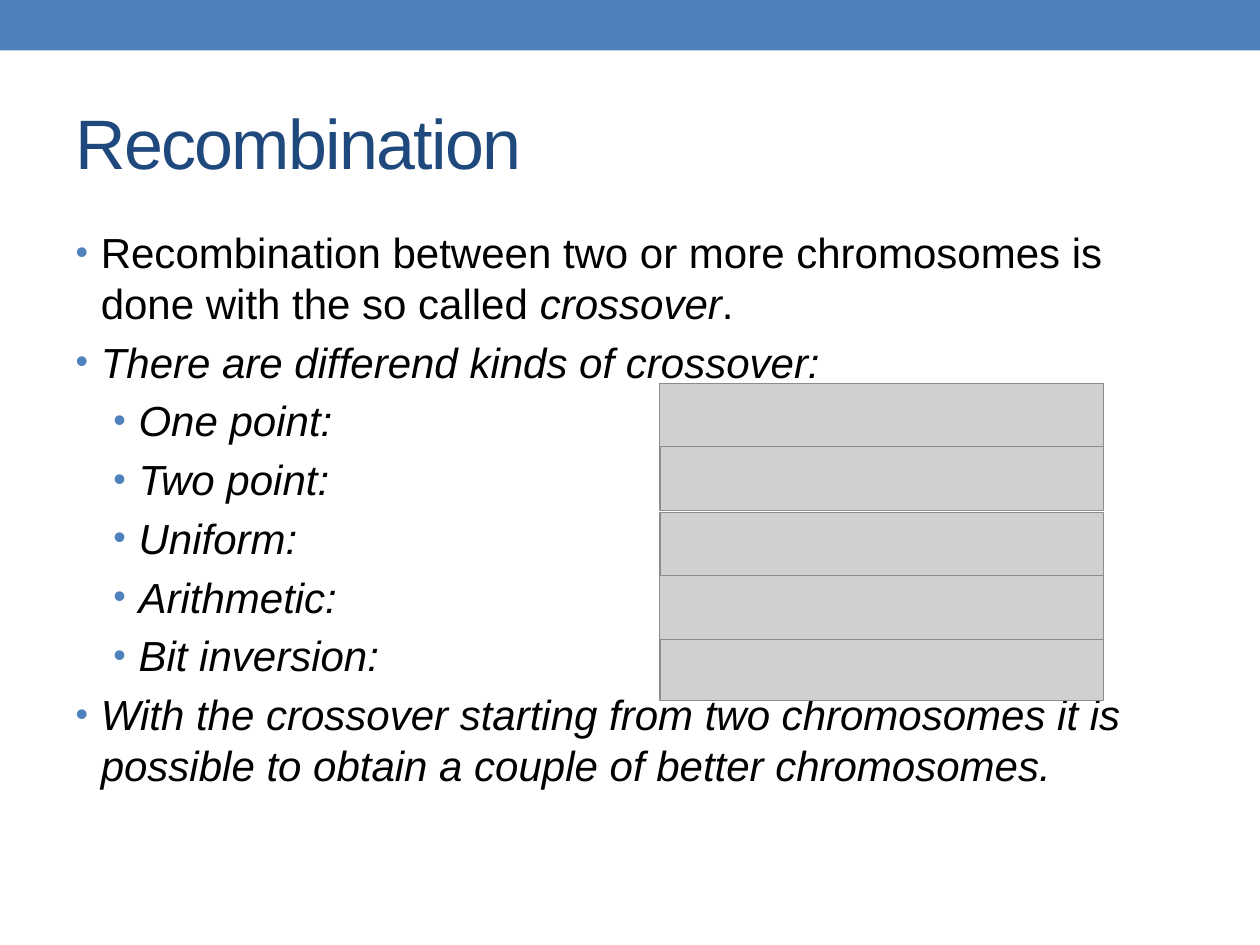
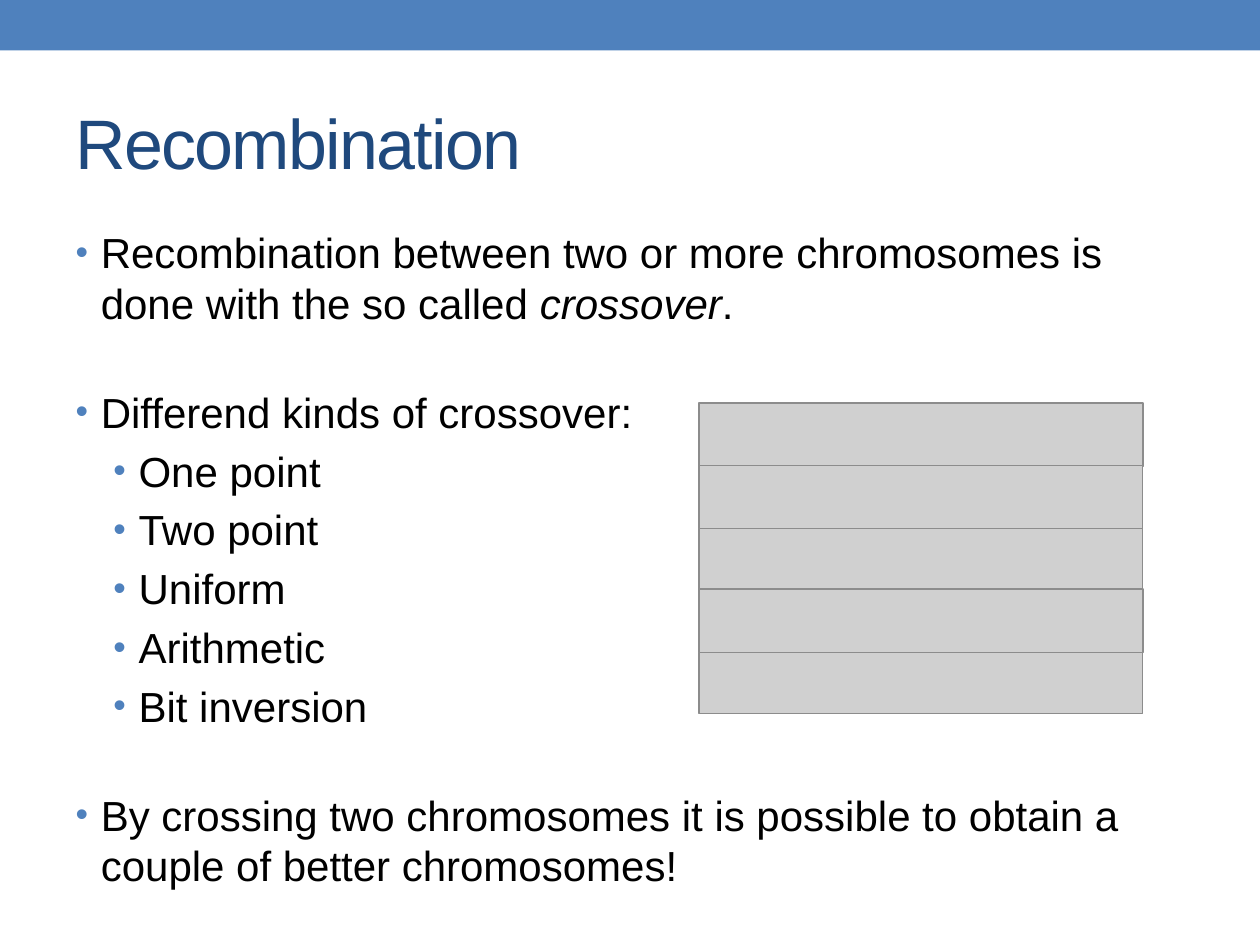
Before and after one commit to alessandrofrancesconi/carwin, a slide deck: slide 21 of presentation.pptx. Drawn at 1260x945 pixels with LibreOffice and Linux fonts; fonts in the diff are those of the drawing; grey boxes stand for pictures. Boxes give left, top, right and bottom in pixels: in the first picture for what was removed or moved away, otherwise in the second. Text is boxed around its words. In the diff, an @@ line names an element or a change of style, - is before the commit and + after.

```diff
--- a/presentation.pptx
+++ b/presentation.pptx
@@ text at (101,397,1118,890): text changed; italic off @@
-• There are differend kinds of crossover:
-  • One point:
-  • Two point:
-  • Uniform:
-  • Arithmetic:
-  • Bit inversion:
-• With the crossover starting from two chromosomes it is possible to obtain a couple of better chromosomes.
+• Differend kinds of crossover:
+  • One point
+  • Two point
+  • Uniform
+  • Arithmetic
+  • Bit inversion
+• By crossing two chromosomes it is possible to obtain a couple of better chromosomes!
@@ picture: place and size @@
-picture at (660,383,1104,446)
+picture at (699,403,1143,466)
@@ picture: place and size @@
-picture at (660,447,1104,510)
+picture at (699,465,1143,528)
@@ picture: place and size @@
-picture at (660,513,1104,576)
+picture at (699,529,1143,592)
@@ picture: place and size @@
-picture at (660,576,1104,639)
+picture at (699,588,1143,651)
@@ picture: place and size @@
-picture at (660,639,1104,701)
+picture at (699,653,1143,714)
```
Also in this commit, not shown: 6 other slides changed, 1 slide added, 9 other files.
